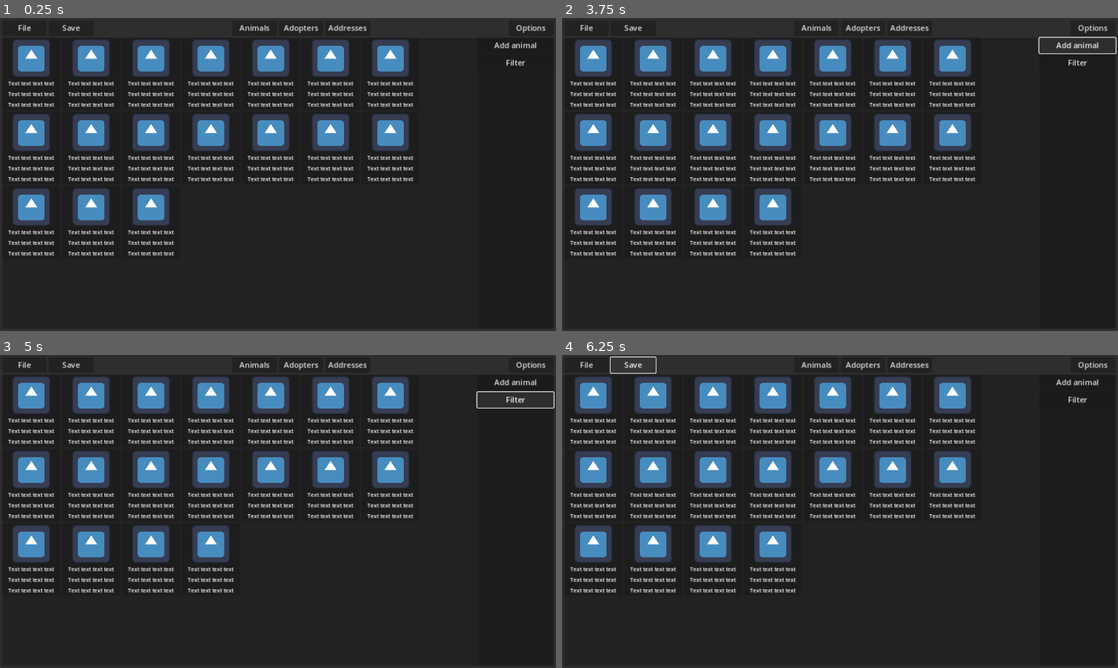
Above: before the commit, frames 1-4 (two rows, left to right).
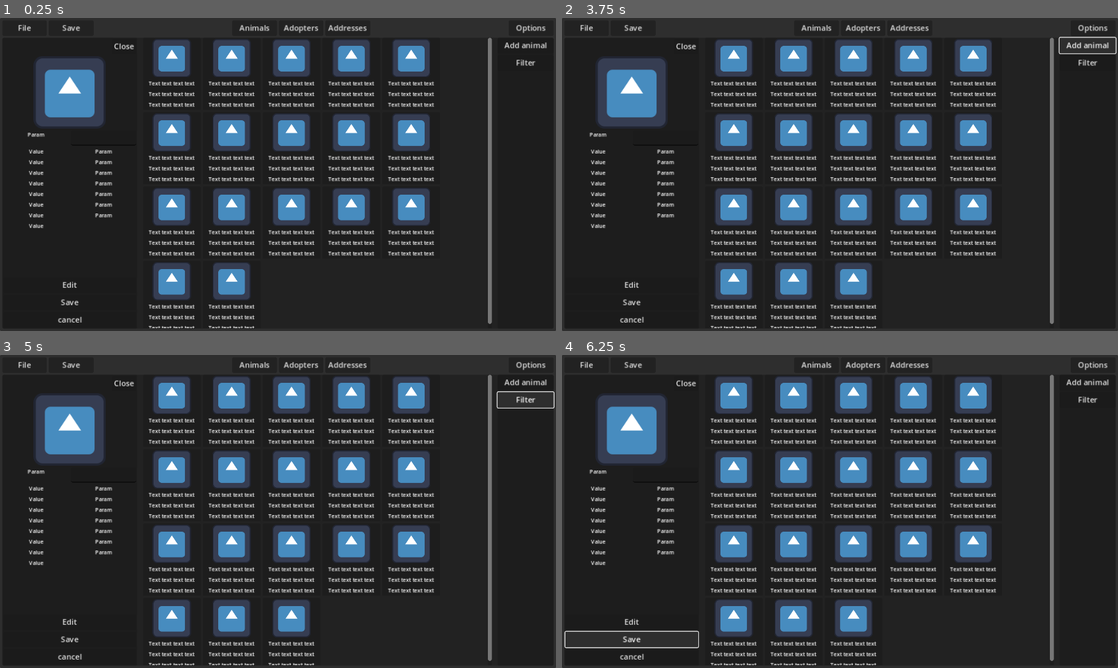
Above: after the commit, the same moments.

Repository: zMenta/GoSilas
Game: Godot game, scene res://scenes/main.tscn
The game is run twice, just before and just after one commit, with the same random seed, the same clock (stepped at 60 frames per second) and the same inputs. The engine's default icon, where the game draws it, is replaced by a stand-in: a white triangle on a blue panel in a dark square.
Inputs:
- Up to frame 1 (0.25 s): no input
- Up to frame 2 (3.75 s): click "File" at 0.5 s; click "Save" at 1.25 s; click "Animals" at 2 s; click "Adopters" at 2.75 s; click "Add animal" at 3.5 s
- Up to frame 3 (5 s): click "Filter" at 4.25 s
- Up to frame 4 (6.25 s): click "Adopters" (after the commit: "Edit") at 5 s; click "Save" at 5.75 s

The runs differ from the first frame. In frame 1, 29% of the frame differs, in the area x 1-99%, y 6-100%; in frame 2, 31%; in frame 3, 31%; in frame 4, 31%, in the area x 0-99%, y 0-100%.

Commit message:
WIP, created the detailed card view

Diff:
--- /dev/null
+++ b/scenes/card_details.tscn
@@ -0,0 +1,205 @@
+[gd_scene load_steps=3 format=3 uid="uid://ctsprter837vf"]
+
+[ext_resource type="Script" path="res://scripts/card_details.gd" id="1_a2k7q"]
+[ext_resource type="Texture2D" uid="uid://cjlw3ujn16r4p" path="res://icon.svg" id="1_pvsbg"]
+
+[node name="CardDetails" type="PanelContainer"]
+offset_left = 17.0
+offset_top = 25.0
+offset_right = 366.0
+offset_bottom = 621.0
+size_flags_horizontal = 3
+size_flags_vertical = 3
+script = ExtResource("1_a2k7q")
+
+[node name="MarginContainer" type="MarginContainer" parent="."]
+layout_mode = 2
+theme_override_constants/margin_left = 2
+theme_override_constants/margin_top = 2
+theme_override_constants/margin_right = 2
+theme_override_constants/margin_bottom = 2
+
+[node name="VBoxContainer" type="VBoxContainer" parent="MarginContainer"]
+layout_mode = 2
+alignment = 1
+
+[node name="Button3" type="Button" parent="MarginContainer/VBoxContainer"]
+layout_mode = 2
+size_flags_horizontal = 8
+text = "Close"
+
+[node name="TextureRect" type="TextureRect" parent="MarginContainer/VBoxContainer"]
+custom_minimum_size = Vector2(25, 25)
+layout_mode = 2
+size_flags_vertical = 3
+texture = ExtResource("1_pvsbg")
+expand_mode = 1
+stretch_mode = 5
+
+[node name="GridContainer" type="GridContainer" parent="MarginContainer/VBoxContainer"]
+layout_mode = 2
+size_flags_vertical = 3
+size_flags_stretch_ratio = 2.0
+columns = 2
+
+[node name="Label" type="Label" parent="MarginContainer/VBoxContainer/GridContainer"]
+layout_mode = 2
+size_flags_horizontal = 3
+size_flags_vertical = 0
+theme_override_font_sizes/font_size = 11
+text = "Param"
+horizontal_alignment = 1
+clip_text = true
+
+[node name="LineEdit" type="LineEdit" parent="MarginContainer/VBoxContainer/GridContainer"]
+layout_mode = 2
+
+[node name="Label2" type="Label" parent="MarginContainer/VBoxContainer/GridContainer"]
+layout_mode = 2
+size_flags_horizontal = 3
+size_flags_vertical = 0
+theme_override_font_sizes/font_size = 11
+text = "Value"
+horizontal_alignment = 1
+clip_text = true
+
+[node name="Label3" type="Label" parent="MarginContainer/VBoxContainer/GridContainer"]
+layout_mode = 2
+size_flags_horizontal = 3
+size_flags_vertical = 0
+theme_override_font_sizes/font_size = 11
+text = "Param"
+horizontal_alignment = 1
+clip_text = true
+
+[node name="Label4" type="Label" parent="MarginContainer/VBoxContainer/GridContainer"]
+layout_mode = 2
+size_flags_horizontal = 3
+size_flags_vertical = 0
+theme_override_font_sizes/font_size = 11
+text = "Value"
+horizontal_alignment = 1
+clip_text = true
+
+[node name="Label5" type="Label" parent="MarginContainer/VBoxContainer/GridContainer"]
+layout_mode = 2
+size_flags_horizontal = 3
+size_flags_vertical = 0
+theme_override_font_sizes/font_size = 11
+text = "Param"
+horizontal_alignment = 1
+clip_text = true
+
+[node name="Label6" type="Label" parent="MarginContainer/VBoxContainer/GridContainer"]
+layout_mode = 2
+size_flags_horizontal = 3
+size_flags_vertical = 0
+theme_override_font_sizes/font_size = 11
+text = "Value"
+horizontal_alignment = 1
+clip_text = true
+
+[node name="Label7" type="Label" parent="MarginContainer/VBoxContainer/GridContainer"]
+layout_mode = 2
+size_flags_horizontal = 3
+size_flags_vertical = 0
+theme_override_font_sizes/font_size = 11
+text = "Param"
+horizontal_alignment = 1
+clip_text = true
+
+[node name="Label8" type="Label" parent="MarginContainer/VBoxContainer/GridContainer"]
+layout_mode = 2
+size_flags_horizontal = 3
+size_flags_vertical = 0
+theme_override_font_sizes/font_size = 11
+text = "Value"
+horizontal_alignment = 1
+clip_text = true
+
+[node name="Label9" type="Label" parent="MarginContainer/VBoxContainer/GridContainer"]
+layout_mode = 2
+size_flags_horizontal = 3
+size_flags_vertical = 0
+theme_override_font_sizes/font_size = 11
+text = "Param"
+horizontal_alignment = 1
+clip_text = true
+
+[node name="Label10" type="Label" parent="MarginContainer/VBoxContainer/GridContainer"]
+layout_mode = 2
+size_flags_horizontal = 3
+size_flags_vertical = 0
+theme_override_font_sizes/font_size = 11
+text = "Value"
+horizontal_alignment = 1
+clip_text = true
+
+[node name="Label11" type="Label" parent="MarginContainer/VBoxContainer/GridContainer"]
+layout_mode = 2
+size_flags_horizontal = 3
+size_flags_vertical = 0
+theme_override_font_sizes/font_size = 11
+text = "Param"
+horizontal_alignment = 1
+clip_text = true
+
+[node name="Label12" type="Label" parent="MarginContainer/VBoxContainer/GridContainer"]
+layout_mode = 2
+size_flags_horizontal = 3
+size_flags_vertical = 0
+theme_override_font_sizes/font_size = 11
+text = "Value"
+horizontal_alignment = 1
+clip_text = true
+
+[node name="Label13" type="Label" parent="MarginContainer/VBoxContainer/GridContainer"]
+layout_mode = 2
+size_flags_horizontal = 3
+size_flags_vertical = 0
+theme_override_font_sizes/font_size = 11
+text = "Param"
+horizontal_alignment = 1
+clip_text = true
+
+[node name="Label14" type="Label" parent="MarginContainer/VBoxContainer/GridContainer"]
+layout_mode = 2
+size_flags_horizontal = 3
+size_flags_vertical = 0
+theme_override_font_sizes/font_size = 11
+text = "Value"
+horizontal_alignment = 1
+clip_text = true
+
+[node name="Label15" type="Label" parent="MarginContainer/VBoxContainer/GridContainer"]
+layout_mode = 2
+size_flags_horizontal = 3
+size_flags_vertical = 0
+theme_override_font_sizes/font_size = 11
+text = "Param"
+horizontal_alignment = 1
+clip_text = true
+
+[node name="Label16" type="Label" parent="MarginContainer/VBoxContainer/GridContainer"]
+layout_mode = 2
+size_flags_horizontal = 3
+size_flags_vertical = 0
+theme_override_font_sizes/font_size = 11
+text = "Value"
+horizontal_alignment = 1
+clip_text = true
+
+[node name="Button4" type="Button" parent="MarginContainer/VBoxContainer"]
+layout_mode = 2
+text = "Edit
+"
+
+[node name="Button" type="Button" parent="MarginContainer/VBoxContainer"]
+layout_mode = 2
+text = "Save"
+
+[node name="Button2" type="Button" parent="MarginContainer/VBoxContainer"]
+layout_mode = 2
+text = "cancel"
+
+[connection signal="pressed" from="MarginContainer/VBoxContainer/Button3" to="." method="_on_button_3_pressed"]
--- a/scenes/main.tscn
+++ b/scenes/main.tscn
@@ -1,7 +1,8 @@
-[gd_scene load_steps=3 format=3 uid="uid://dt8c6mponrxif"]
+[gd_scene load_steps=4 format=3 uid="uid://dt8c6mponrxif"]
 
 [ext_resource type="PackedScene" uid="uid://dk2ebyjp53c1" path="res://scenes/card.tscn" id="1_lddnq"]
 [ext_resource type="Script" path="res://scripts/main.gd" id="1_sb6f2"]
+[ext_resource type="PackedScene" uid="uid://ctsprter837vf" path="res://scenes/card_details.tscn" id="2_lw0p6"]
 
 [node name="Main" type="PanelContainer"]
 anchors_preset = 15
@@ -68,84 +69,92 @@
 layout_mode = 2
 size_flags_vertical = 3
 
-[node name="HSplitContainer" type="HSplitContainer" parent="MarginContainer/VBoxContainer/PanelContainer"]
+[node name="HSplitContainer2" type="HSplitContainer" parent="MarginContainer/VBoxContainer/PanelContainer"]
 layout_mode = 2
 
-[node name="MainWindow" type="ScrollContainer" parent="MarginContainer/VBoxContainer/PanelContainer/HSplitContainer"]
+[node name="CardDetails" parent="MarginContainer/VBoxContainer/PanelContainer/HSplitContainer2" instance=ExtResource("2_lw0p6")]
+layout_mode = 2
+
+[node name="HSplitContainer" type="HSplitContainer" parent="MarginContainer/VBoxContainer/PanelContainer/HSplitContainer2"]
+layout_mode = 2
+size_flags_horizontal = 3
+size_flags_stretch_ratio = 3.0
+
+[node name="MainWindow" type="ScrollContainer" parent="MarginContainer/VBoxContainer/PanelContainer/HSplitContainer2/HSplitContainer"]
 layout_mode = 2
 size_flags_horizontal = 3
 size_flags_stretch_ratio = 6.0
 
-[node name="CardContainer" type="HFlowContainer" parent="MarginContainer/VBoxContainer/PanelContainer/HSplitContainer/MainWindow"]
+[node name="CardContainer" type="HFlowContainer" parent="MarginContainer/VBoxContainer/PanelContainer/HSplitContainer2/HSplitContainer/MainWindow"]
 unique_name_in_owner = true
 layout_mode = 2
 size_flags_horizontal = 3
 size_flags_vertical = 3
 
-[node name="card" parent="MarginContainer/VBoxContainer/PanelContainer/HSplitContainer/MainWindow/CardContainer" instance=ExtResource("1_lddnq")]
+[node name="card" parent="MarginContainer/VBoxContainer/PanelContainer/HSplitContainer2/HSplitContainer/MainWindow/CardContainer" instance=ExtResource("1_lddnq")]
 layout_mode = 2
 
-[node name="card2" parent="MarginContainer/VBoxContainer/PanelContainer/HSplitContainer/MainWindow/CardContainer" instance=ExtResource("1_lddnq")]
+[node name="card2" parent="MarginContainer/VBoxContainer/PanelContainer/HSplitContainer2/HSplitContainer/MainWindow/CardContainer" instance=ExtResource("1_lddnq")]
 layout_mode = 2
 
-[node name="card3" parent="MarginContainer/VBoxContainer/PanelContainer/HSplitContainer/MainWindow/CardContainer" instance=ExtResource("1_lddnq")]
+[node name="card3" parent="MarginContainer/VBoxContainer/PanelContainer/HSplitContainer2/HSplitContainer/MainWindow/CardContainer" instance=ExtResource("1_lddnq")]
 layout_mode = 2
 
-[node name="card4" parent="MarginContainer/VBoxContainer/PanelContainer/HSplitContainer/MainWindow/CardContainer" instance=ExtResource("1_lddnq")]
+[node name="card4" parent="MarginContainer/VBoxContainer/PanelContainer/HSplitContainer2/HSplitContainer/MainWindow/CardContainer" instance=ExtResource("1_lddnq")]
 layout_mode = 2
 
-[node name="card5" parent="MarginContainer/VBoxContainer/PanelContainer/HSplitContainer/MainWindow/CardContainer" instance=ExtResource("1_lddnq")]
+[node name="card5" parent="MarginContainer/VBoxContainer/PanelContainer/HSplitContainer2/HSplitContainer/MainWindow/CardContainer" instance=ExtResource("1_lddnq")]
 layout_mode = 2
 
-[node name="card6" parent="MarginContainer/VBoxContainer/PanelContainer/HSplitContainer/MainWindow/CardContainer" instance=ExtResource("1_lddnq")]
+[node name="card6" parent="MarginContainer/VBoxContainer/PanelContainer/HSplitContainer2/HSplitContainer/MainWindow/CardContainer" instance=ExtResource("1_lddnq")]
 layout_mode = 2
 
-[node name="card7" parent="MarginContainer/VBoxContainer/PanelContainer/HSplitContainer/MainWindow/CardContainer" instance=ExtResource("1_lddnq")]
+[node name="card7" parent="MarginContainer/VBoxContainer/PanelContainer/HSplitContainer2/HSplitContainer/MainWindow/CardContainer" instance=ExtResource("1_lddnq")]
 layout_mode = 2
 
-[node name="card8" parent="MarginContainer/VBoxContainer/PanelContainer/HSplitContainer/MainWindow/CardContainer" instance=ExtResource("1_lddnq")]
+[node name="card8" parent="MarginContainer/VBoxContainer/PanelContainer/HSplitContainer2/HSplitContainer/MainWindow/CardContainer" instance=ExtResource("1_lddnq")]
 layout_mode = 2
 
-[node name="card9" parent="MarginContainer/VBoxContainer/PanelContainer/HSplitContainer/MainWindow/CardContainer" instance=ExtResource("1_lddnq")]
+[node name="card9" parent="MarginContainer/VBoxContainer/PanelContainer/HSplitContainer2/HSplitContainer/MainWindow/CardContainer" instance=ExtResource("1_lddnq")]
 layout_mode = 2
 
-[node name="card10" parent="MarginContainer/VBoxContainer/PanelContainer/HSplitContainer/MainWindow/CardContainer" instance=ExtResource("1_lddnq")]
+[node name="card10" parent="MarginContainer/VBoxContainer/PanelContainer/HSplitContainer2/HSplitContainer/MainWindow/CardContainer" instance=ExtResource("1_lddnq")]
 layout_mode = 2
 
-[node name="card11" parent="MarginContainer/VBoxContainer/PanelContainer/HSplitContainer/MainWindow/CardContainer" instance=ExtResource("1_lddnq")]
+[node name="card11" parent="MarginContainer/VBoxContainer/PanelContainer/HSplitContainer2/HSplitContainer/MainWindow/CardContainer" instance=ExtResource("1_lddnq")]
 layout_mode = 2
 
-[node name="card12" parent="MarginContainer/VBoxContainer/PanelContainer/HSplitContainer/MainWindow/CardContainer" instance=ExtResource("1_lddnq")]
+[node name="card12" parent="MarginContainer/VBoxContainer/PanelContainer/HSplitContainer2/HSplitContainer/MainWindow/CardContainer" instance=ExtResource("1_lddnq")]
 layout_mode = 2
 
-[node name="card13" parent="MarginContainer/VBoxContainer/PanelContainer/HSplitContainer/MainWindow/CardContainer" instance=ExtResource("1_lddnq")]
+[node name="card13" parent="MarginContainer/VBoxContainer/PanelContainer/HSplitContainer2/HSplitContainer/MainWindow/CardContainer" instance=ExtResource("1_lddnq")]
 layout_mode = 2
 
-[node name="card14" parent="MarginContainer/VBoxContainer/PanelContainer/HSplitContainer/MainWindow/CardContainer" instance=ExtResource("1_lddnq")]
+[node name="card14" parent="MarginContainer/VBoxContainer/PanelContainer/HSplitContainer2/HSplitContainer/MainWindow/CardContainer" instance=ExtResource("1_lddnq")]
 layout_mode = 2
 
-[node name="card15" parent="MarginContainer/VBoxContainer/PanelContainer/HSplitContainer/MainWindow/CardContainer" instance=ExtResource("1_lddnq")]
+[node name="card15" parent="MarginContainer/VBoxContainer/PanelContainer/HSplitContainer2/HSplitContainer/MainWindow/CardContainer" instance=ExtResource("1_lddnq")]
 layout_mode = 2
 
-[node name="card16" parent="MarginContainer/VBoxContainer/PanelContainer/HSplitContainer/MainWindow/CardContainer" instance=ExtResource("1_lddnq")]
+[node name="card16" parent="MarginContainer/VBoxContainer/PanelContainer/HSplitContainer2/HSplitContainer/MainWindow/CardContainer" instance=ExtResource("1_lddnq")]
 layout_mode = 2
 
-[node name="card17" parent="MarginContainer/VBoxContainer/PanelContainer/HSplitContainer/MainWindow/CardContainer" instance=ExtResource("1_lddnq")]
+[node name="card17" parent="MarginContainer/VBoxContainer/PanelContainer/HSplitContainer2/HSplitContainer/MainWindow/CardContainer" instance=ExtResource("1_lddnq")]
 layout_mode = 2
 
-[node name="SideWindow" type="PanelContainer" parent="MarginContainer/VBoxContainer/PanelContainer/HSplitContainer"]
+[node name="SideWindow" type="PanelContainer" parent="MarginContainer/VBoxContainer/PanelContainer/HSplitContainer2/HSplitContainer"]
 layout_mode = 2
 size_flags_horizontal = 3
 
-[node name="VBoxContainer" type="VBoxContainer" parent="MarginContainer/VBoxContainer/PanelContainer/HSplitContainer/SideWindow"]
+[node name="VBoxContainer" type="VBoxContainer" parent="MarginContainer/VBoxContainer/PanelContainer/HSplitContainer2/HSplitContainer/SideWindow"]
 layout_mode = 2
 
-[node name="AddButton" type="Button" parent="MarginContainer/VBoxContainer/PanelContainer/HSplitContainer/SideWindow/VBoxContainer"]
+[node name="AddButton" type="Button" parent="MarginContainer/VBoxContainer/PanelContainer/HSplitContainer2/HSplitContainer/SideWindow/VBoxContainer"]
 layout_mode = 2
 text = "Add animal"
 
-[node name="Button2" type="Button" parent="MarginContainer/VBoxContainer/PanelContainer/HSplitContainer/SideWindow/VBoxContainer"]
+[node name="Button2" type="Button" parent="MarginContainer/VBoxContainer/PanelContainer/HSplitContainer2/HSplitContainer/SideWindow/VBoxContainer"]
 layout_mode = 2
 text = "Filter"
 
-[connection signal="pressed" from="MarginContainer/VBoxContainer/PanelContainer/HSplitContainer/SideWindow/VBoxContainer/AddButton" to="." method="_on_add_button_pressed"]
+[connection signal="pressed" from="MarginContainer/VBoxContainer/PanelContainer/HSplitContainer2/HSplitContainer/SideWindow/VBoxContainer/AddButton" to="." method="_on_add_button_pressed"]
--- /dev/null
+++ b/scripts/card_details.gd
@@ -0,0 +1,4 @@
+extends PanelContainer
+
+func _on_button_3_pressed() -> void:
+	hide()
Not shown, changed: todo.md
